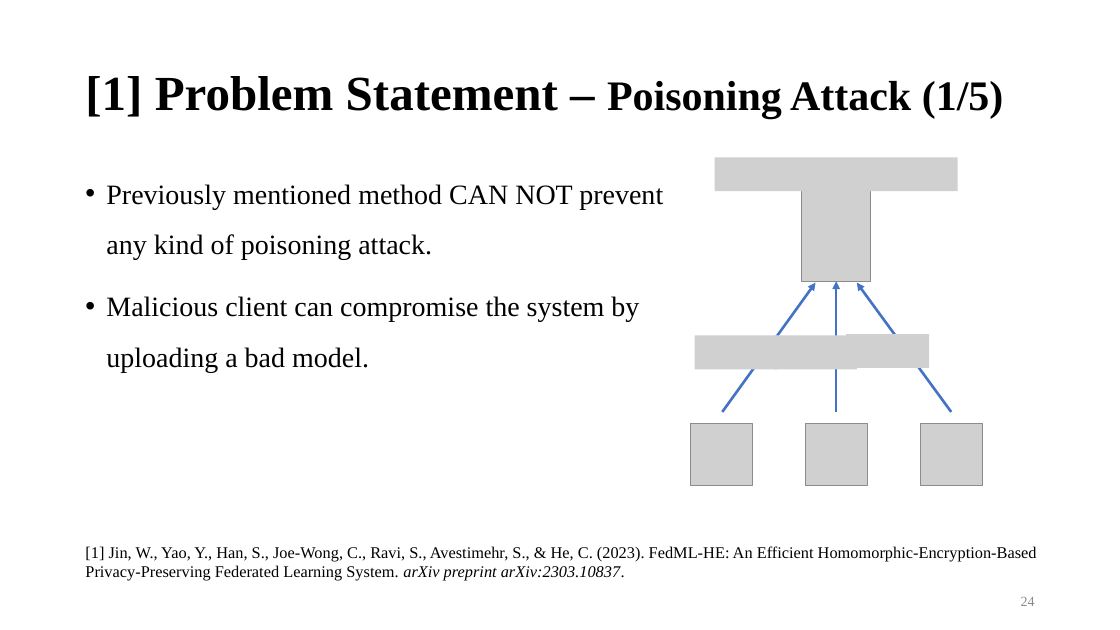
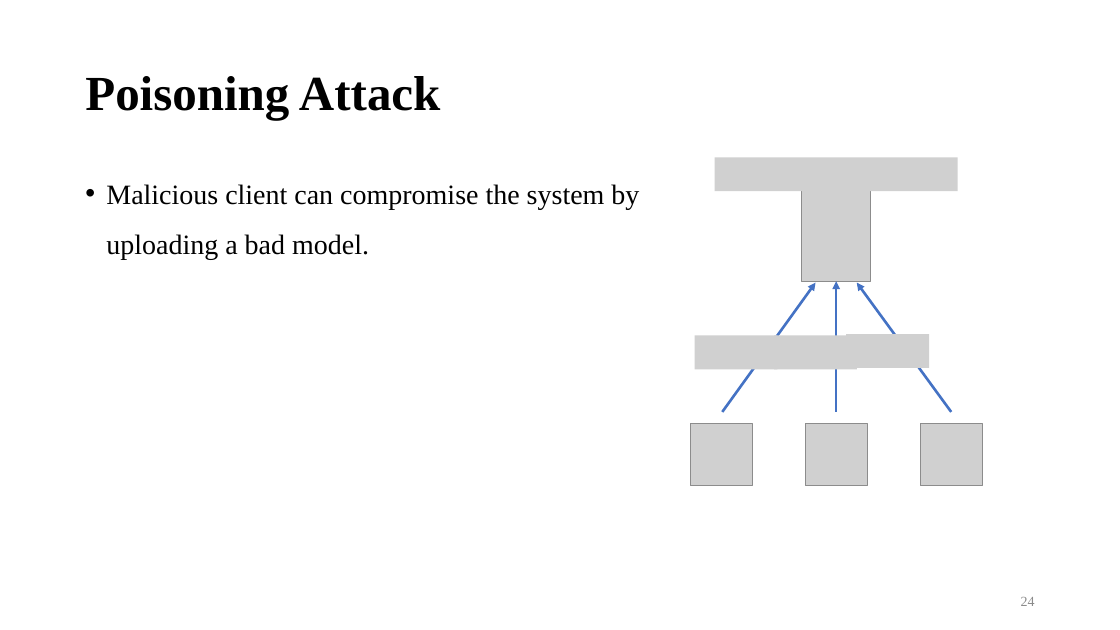
Before and after one commit to bernie6401/NTU_CNS, a slide deck: slide 24 of Final Project/Final Project.pptx. Drawn at 1120x630 pixels with LibreOffice and Linux fonts; fonts in the diff are those of the drawing; grey boxes stand for pictures; background and template pictures are left out. Boxes give left, top, right and bottom in pixels: in the first picture for what was removed or moved away, otherwise in the second. Text is boxed around its words. In the diff, an @@ line names an element or a change of style, - is before the commit and + after.

```diff
--- a/Final Project/Final Project.pptx
+++ b/Final Project/Final Project.pptx
@@ title at [85,76,440,120]: text changed @@
-[1] Problem Statement – Poisoning Attack (1/5)
+Poisoning Attack
@@ text at [106,184,663,260]: paragraph removed @@
-• Previously mentioned method CAN NOT prevent
-  any kind of poisoning attack.
@@ text removed at [85,546,1037,581] @@
-[1] Jin, W., Yao, Y., Han, S., Joe-Wong, C., Ravi, S., Avestimehr, S., & He, C. (2023). FedML-HE: An Efficient Homomorphic-Encryption-Based Privacy-Preserving Federated Learning System. arXiv preprint arXiv:2303.10837.
```
Also in this commit, not shown: 8 other slides changed, 6 slides added, 6 slides removed, 1 other file.
